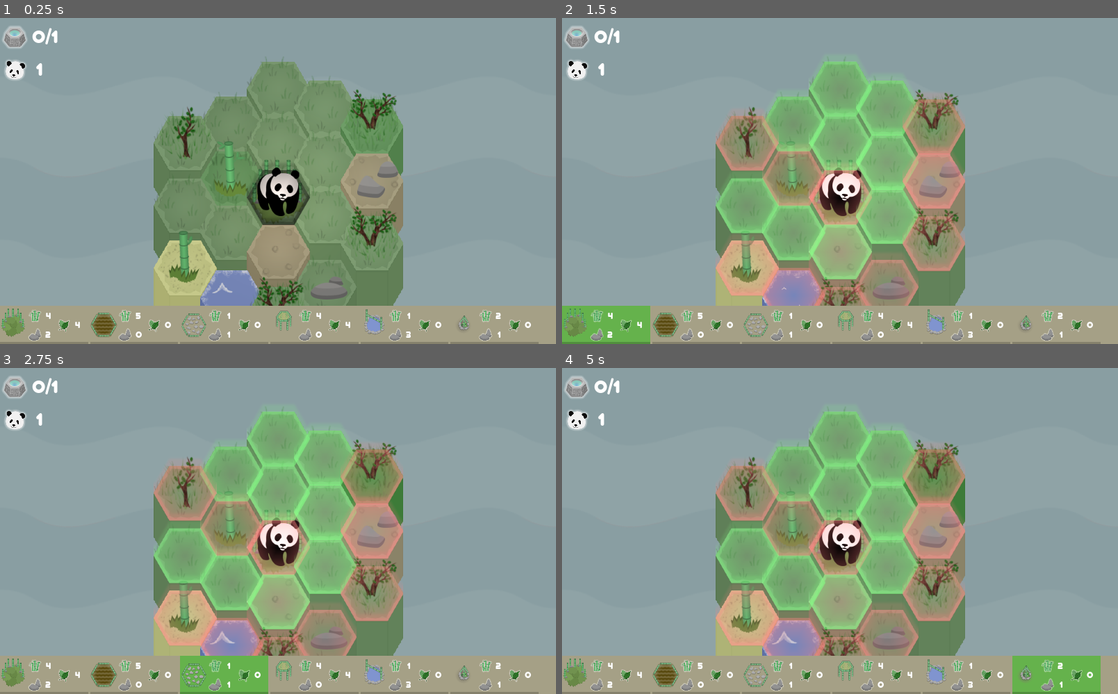
Above: before the commit, frames 1-4 (two rows, left to right).
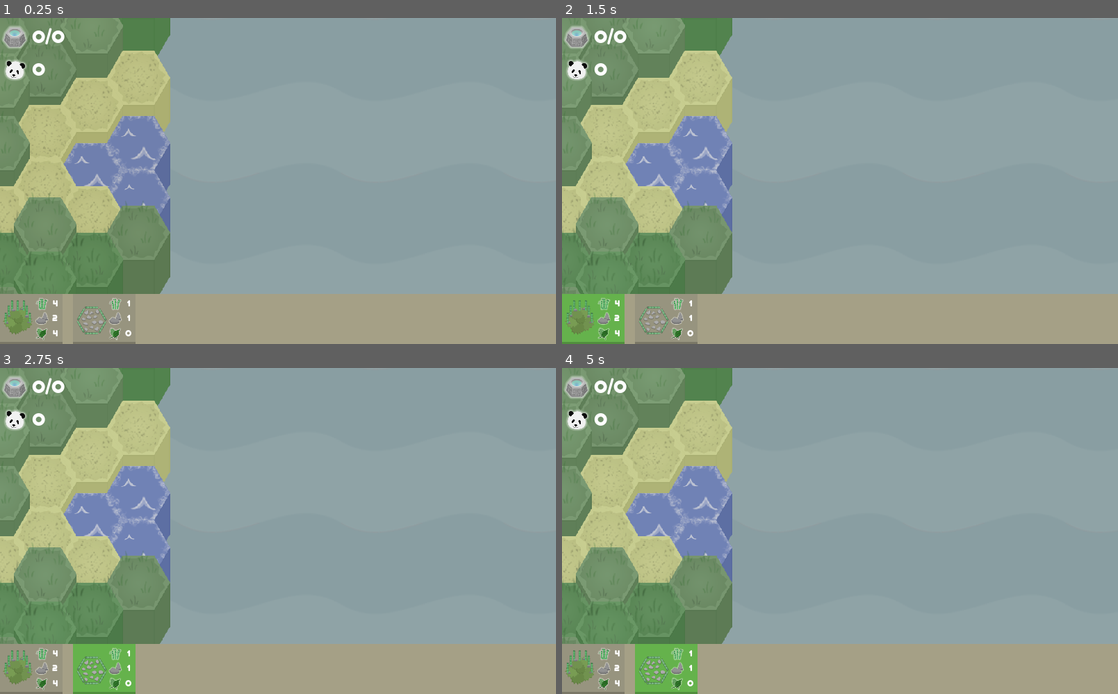
Above: after the commit, the same moments.

Repository: AnJ95/PerlinPanda
Game: Godot game, scene res://scenes/Scene.tscn
Two runs of this game, one before a commit and one after it. Both use one fixed random seed, a clock stepped at 60 frames per second and the inputs below.
Inputs (mouse positions are in pixels of both pictures, inside the frame that each line leads up to):
- Up to frame 1 (0.25 s): no input
- Up to frame 2 (1.5 s): tap Enter at 0.5 s; drag from (606, 324) to (895, 109) at 0.52 s; drag from (695, 324) to (812, 246) at 1.27 s
- Up to frame 3 (2.75 s): move the mouse to (222, 674) at 2.02 s; click (222, 674) at 2.17 s
- Up to frame 4 (5 s): drag from (878, 674) to (673, 482) at 2.77 s; drag from (967, 674) to (867, 531) at 3.52 s; drag from (1056, 674) to (756, 449) at 4.27 s

The runs differ from the first frame. In frame 1, 57% of the frame differs, in the area x 0-100%, y 0-100%; in frame 2, 57%; in frame 3, 59%; in frame 4, 59%.
Error before the commit: Invalid set index 'visible' (on base: 'Tween') with value of type 'bool'. (res://scripts/ui/EndScreen.gd:20)
Error after the commit: Parse Error: Can't preload resource at path: res://scenes/ui/ArtefactScreen.tscn (res://scripts/Map.gd:63)

Commit message:
First step to making buildings unlockable

Diff:
--- a/scenes/ui/Buyable.tscn
+++ b/scenes/ui/Buyable.tscn
@@ -10,53 +10,48 @@
 [node name="Buyable" type="ColorRect" groups=[
 "buyable",
 ]]
-margin_right = 162.0
-margin_bottom = 70.0
-rect_min_size = Vector2( 162, 70 )
+margin_right = 115.0
+margin_bottom = 92.0
+rect_min_size = Vector2( 115, 89 )
 mouse_default_cursor_shape = 2
-color = Color( 0.65, 0.5, 0.5, 1 )
 script = ExtResource( 1 )
 block_tile_id = 0
 costs_bamboo = 0
 costs_stone = 0
 costs_leaves = 0
-
-[node name="White" type="ColorRect" parent="."]
-visible = false
-margin_right = 162.0
-margin_bottom = 3.0
-color = Color( 1, 1, 1, 0.196078 )
+col_inactive = Color( 0.596078, 0.584314, 0.501961, 1 )
 
 [node name="Black" type="ColorRect" parent="."]
-margin_top = 66.0
-margin_right = 162.0
-margin_bottom = 70.0
+margin_top = 88.0
+margin_right = 115.0
+margin_bottom = 92.0
 grow_vertical = 0
 color = Color( 0, 0, 0, 0.196078 )
 
 [node name="HBoxContainer" type="HBoxContainer" parent="."]
-margin_right = 152.0
-margin_bottom = 70.0
-rect_min_size = Vector2( 162, 65 )
+margin_right = 115.0
+margin_bottom = 89.0
+rect_min_size = Vector2( 115, 65 )
 
 [node name="TextureRect" type="TextureRect" parent="HBoxContainer"]
-margin_right = 47.0
-margin_bottom = 70.0
-rect_min_size = Vector2( 47, 70 )
+margin_right = 60.0
+margin_bottom = 89.0
+rect_min_size = Vector2( 60, 70 )
 
 [node name="Sprite" type="Sprite" parent="HBoxContainer/TextureRect"]
-position = Vector2( 25, 49 )
-scale = Vector2( 0.44007, 0.44007 )
+position = Vector2( 34, 65 )
+scale = Vector2( 0.53, 0.53 )
 texture = ExtResource( 2 )
 vframes = 8
 hframes = 6
+frame = 4
 
 [node name="VBoxContainer" type="VBoxContainer" parent="HBoxContainer"]
-margin_left = 51.0
-margin_right = 101.0
-margin_bottom = 70.0
-rect_min_size = Vector2( 50, 50 )
-custom_constants/separation = 0
+margin_left = 64.0
+margin_right = 114.0
+margin_bottom = 89.0
+rect_min_size = Vector2( 50, 89 )
+custom_constants/separation = -8
 
 [node name="CostsBamboo" parent="HBoxContainer/VBoxContainer" instance=ExtResource( 3 )]
 margin_right = 50.0
@@ -68,30 +63,23 @@
 small = true
 
 [node name="CostsStone" parent="HBoxContainer/VBoxContainer" instance=ExtResource( 3 )]
-margin_top = 35.0
+margin_top = 27.0
 margin_right = 50.0
+margin_bottom = 62.0
 rect_min_size = Vector2( 49, 35 )
 value = 0
 texture = ExtResource( 5 )
 do_update = false
 small = true
 
-[node name="CenterContainer" type="CenterContainer" parent="HBoxContainer"]
-margin_left = 105.0
-margin_right = 154.0
-margin_bottom = 70.0
-rect_min_size = Vector2( 49, 70 )
-mouse_filter = 2
-
-[node name="CostsLeaves" parent="HBoxContainer/CenterContainer" instance=ExtResource( 3 )]
-margin_top = 17.0
-margin_right = 49.0
-margin_bottom = 52.0
+[node name="CostsLeaves" parent="HBoxContainer/VBoxContainer" instance=ExtResource( 3 )]
+margin_top = 54.0
+margin_right = 50.0
+margin_bottom = 89.0
 rect_min_size = Vector2( 49, 35 )
 value = 0
 ressource_name = "leaves"
 texture = ExtResource( 6 )
 do_update = false
 small = true
-
 [connection signal="gui_input" from="." to="." method="on_gui_input"]
--- a/scenes/ui/RessourceUpdater.tscn
+++ b/scenes/ui/RessourceUpdater.tscn
@@ -5,7 +5,7 @@
 
 [node name="RessourceUpdater" type="Node2D"]
 light_mask = 0
-position = Vector2( -65, 40 )
+position = Vector2( -130, 80 )
 script = ExtResource( 1 )
 ressources = {
 "bamboo": 0,
--- a/scenes/ui/UI.tscn
+++ b/scenes/ui/UI.tscn
@@ -10,17 +10,14 @@
 [ext_resource path="res://scenes/ui/Buyable.tscn" type="PackedScene" id=8]
 
 [sub_resource type="DynamicFont" id=1]
-
 size = 43
 font_data = ExtResource( 5 )
 
 [sub_resource type="DynamicFont" id=2]
-
 size = 28
 font_data = ExtResource( 5 )
 
 [sub_resource type="StyleBoxFlat" id=3]
-
 bg_color = Color( 0.65098, 0.631373, 0.529412, 1 )
 
 [node name="UI" type="Node2D"]
@@ -86,7 +83,7 @@
 [node name="panda" type="Sprite" parent="EndScreen"]
 visible = false
 position = Vector2( 488.363, 90.8026 )
-rotation = -0.0172098
+rotation = -0.0170049
 scale = Vector2( 1.46118, 1.46118 )
 texture = ExtResource( 6 )
 hframes = 2
@@ -223,8 +220,8 @@
 
 [node name="panda" type="Sprite" parent="FailScreen"]
 visible = false
-position = Vector2( 67502.4, 112.369 )
-rotation = -0.258147
+position = Vector2( 362769, 112.369 )
+rotation = -0.255074
 scale = Vector2( 1.46118, 1.46118 )
 texture = ExtResource( 6 )
 hframes = 2
@@ -308,65 +305,72 @@
 
 [node name="Tween" type="Tween" parent="FailScreen"]
 
-[node name="PanelContainer" type="PanelContainer" parent="."]
-margin_top = 530.0
+[node name="Buyables" type="PanelContainer" parent="."]
+margin_top = 508.0
 margin_right = 1024.0
 margin_bottom = 600.0
 custom_styles/panel = SubResource( 3 )
 
-[node name="HBoxContainer" type="HBoxContainer" parent="PanelContainer"]
+[node name="Unlocked" type="HBoxContainer" parent="Buyables"]
 margin_right = 1024.0
-margin_bottom = 70.0
-
-[node name="HouseLv1" parent="PanelContainer/HBoxContainer" instance=ExtResource( 8 )]
-color = Color( 0.4, 0.7, 0.3, 0 )
+margin_bottom = 92.0
+custom_constants/separation = 20
+
+[node name="HouseLv1" parent="Buyables/Unlocked" instance=ExtResource( 8 )]
+color = Color( 0.596078, 0.584314, 0.501961, 1 )
 block_tile_id = 4
 costs_bamboo = 4
 costs_stone = 2
 costs_leaves = 4
 
-[node name="Farm" parent="PanelContainer/HBoxContainer" instance=ExtResource( 8 )]
-margin_left = 166.0
-margin_right = 328.0
-focus_mode = 2
-color = Color( 0.4, 0.7, 0.3, 0 )
-block_tile_id = 29
-costs_bamboo = 5
-
-[node name="Street" parent="PanelContainer/HBoxContainer" instance=ExtResource( 8 )]
-margin_left = 332.0
-margin_right = 494.0
-color = Color( 0.4, 0.7, 0.3, 0 )
+[node name="Street" parent="Buyables/Unlocked" instance=ExtResource( 8 )]
+margin_left = 135.0
+margin_right = 250.0
+color = Color( 0.596078, 0.584314, 0.501961, 1 )
 block_tile_id = 16
 costs_bamboo = 1
 costs_stone = 1
 
-[node name="Tower" parent="PanelContainer/HBoxContainer" instance=ExtResource( 8 )]
-margin_left = 498.0
-margin_right = 660.0
+[node name="Locked" type="HBoxContainer" parent="Buyables" groups=[
+"locked_buyables",
+]]
+editor/display_folded = true
+visible = false
+margin_right = 1024.0
+margin_bottom = 92.0
+custom_constants/separation = 20
+
+[node name="Farm" parent="Buyables/Locked" instance=ExtResource( 8 )]
 focus_mode = 2
-color = Color( 0.4, 0.7, 0.3, 0 )
+color = Color( 0.596078, 0.584314, 0.501961, 1 )
+block_tile_id = 29
+costs_bamboo = 5
+
+[node name="Tower" parent="Buyables/Locked" instance=ExtResource( 8 )]
+margin_left = 135.0
+margin_right = 250.0
+focus_mode = 2
+color = Color( 0.596078, 0.584314, 0.501961, 1 )
 block_tile_id = 28
 costs_bamboo = 4
 costs_leaves = 4
 
-[node name="Well" parent="PanelContainer/HBoxContainer" instance=ExtResource( 8 )]
-margin_left = 664.0
-margin_right = 826.0
+[node name="Well" parent="Buyables/Locked" instance=ExtResource( 8 )]
+margin_left = 270.0
+margin_right = 385.0
 focus_mode = 2
-color = Color( 0.4, 0.7, 0.3, 0 )
+color = Color( 0.596078, 0.584314, 0.501961, 1 )
 block_tile_id = 40
 costs_bamboo = 1
 costs_stone = 3
 
-[node name="Smoker" parent="PanelContainer/HBoxContainer" instance=ExtResource( 8 )]
-margin_left = 830.0
-margin_right = 992.0
+[node name="Smoker" parent="Buyables/Locked" instance=ExtResource( 8 )]
+margin_left = 405.0
+margin_right = 520.0
 focus_mode = 2
-color = Color( 0.4, 0.7, 0.3, 0 )
+color = Color( 0.596078, 0.584314, 0.501961, 1 )
 block_tile_id = 41
 costs_bamboo = 2
 costs_stone = 1
-
 [connection signal="gui_input" from="EndScreen/BtnNext" to="EndScreen" method="on_gui_input"]
 [connection signal="gui_input" from="FailScreen/BtnNext" to="FailScreen" method="on_gui_input"]
--- a/scripts/Camera.gd
+++ b/scripts/Camera.gd
@@ -43,10 +43,13 @@
 			var click_pos = (last_mouse_pos - rect / 2) * zoom + offset
 			var cell_pos = map.calc_closest_tile_from(click_pos)
 
-			if event.scancode == 76:
-				var lightning = load("res://scenes/lightning.tscn").instance().init(map, cell_pos)
-				map.get_node("Navigation2D/PandaHolder").add_child(lightning)
-			if event.scancode == 65:
-				var ressourceManager = map.get_tree().get_nodes_in_group("ressource_manager")
-				if ressourceManager.size() > 0:
-					ressourceManager[0].add_ressource("artefacts", 1)
+			if cell_pos != null:
+				if event.scancode == 76: # L
+					var lightning = load("res://scenes/lightning.tscn").instance().init(map, cell_pos)
+					map.get_node("Navigation2D/PandaHolder").add_child(lightning)
+				if event.scancode == 65: # A
+					var ressourceManager = map.get_tree().get_nodes_in_group("ressource_manager")
+					if ressourceManager.size() > 0:
+						ressourceManager[0].add_ressource("artefacts", 1)
+				if event.scancode == 81: # Q
+					var ressourceManager = map.set_block_by_descriptor(cell_pos, "artefact")
--- a/scripts/Map.gd
+++ b/scripts/Map.gd
@@ -59,7 +59,8 @@
 	"ParticlesDrops":preload("res://scenes/Particles_drops.tscn"),
 	"ParticlesSpray":preload("res://scenes/Particles_spray.tscn"),
 	"Fire":preload("res://scenes/Fire.tscn"),
-	"OrangeLight":preload("res://scenes/OrangeLight.tscn")
+	"OrangeLight":preload("res://scenes/OrangeLight.tscn"),
+	"ArtefactScreen":preload("res://scenes/ui/ArtefactScreen.tscn")
 	}
 
 # OpenSimplex
--- a/scripts/RessourceManager.gd
+++ b/scripts/RessourceManager.gd
@@ -2,6 +2,7 @@
 
 signal ressource_changed(ressource_name, value)
 signal island_restored()
+signal artefact_discovered(block)
 signal all_pandas_fled()
 
 export var ressources = {
@@ -31,7 +32,8 @@
 	ressources[ressource_name] = value
 	emit_signal("ressource_changed", ressource_name, value)
 	if emit_signals:
-		if ressource_name == "artefacts" and has_ressource("artefacts", ressources.artefacts_max):
+		# TODO
+		if false and ressource_name == "artefacts" and has_ressource("artefacts", ressources.artefacts_max):
 			emit_signal("island_restored")
 		if ressource_name == "population" and !has_ressource("population", 1):
 			emit_signal("all_pandas_fled")
--- a/scripts/blocks/BlockArtefact.gd
+++ b/scripts/blocks/BlockArtefact.gd
@@ -24,11 +24,15 @@
 		args.var = 1
 		update_tile()
 
+		# open up ArtefactScreen for building selection
+		var artefactScreen = nth.ArtefactScreen.instance().set_position(map.calc_px_pos_on_tile(cell_pos))
+		map.get_parent().get_node("MapControls").add_child(artefactScreen)
+
 		# update inventory
 		var ressourceManager = map.get_tree().get_nodes_in_group("ressource_manager")
 		if ressourceManager.size() > 0:
 			ressourceManager[0].add_ressource("artefacts", 1)
-
+			ressourceManager[0].emit_signal("artefact_discovered", self)
 
 
 func get_particle_instance_or_null():
--- a/scripts/ui/Building.gd
+++ b/scripts/ui/Building.gd
@@ -6,15 +6,15 @@
 export var costs_stone:int setget set_costs_stone
 export var costs_leaves:int setget set_costs_leaves
 
-const col_inactive:Color = Color(0.4,0.7,0.3, 0.0)
-const col_active:Color = Color(0.4,0.7,0.3, 1.0)
+export var col_inactive:Color = Color(0.0,0.0,0.0, 0.07)
+export var col_active:Color = Color(0.4,0.7,0.3, 1.0)
 
 var buildManager
 
 onready var sprite = $HBoxContainer/TextureRect/Sprite
 onready var costsBamboo = $HBoxContainer/VBoxContainer/CostsBamboo
 onready var costsStone = $HBoxContainer/VBoxContainer/CostsStone
-onready var costsLeaves = $HBoxContainer/CenterContainer/CostsLeaves
+onready var costsLeaves = $HBoxContainer/VBoxContainer/CostsLeaves
 
 var is_selected = false
 
